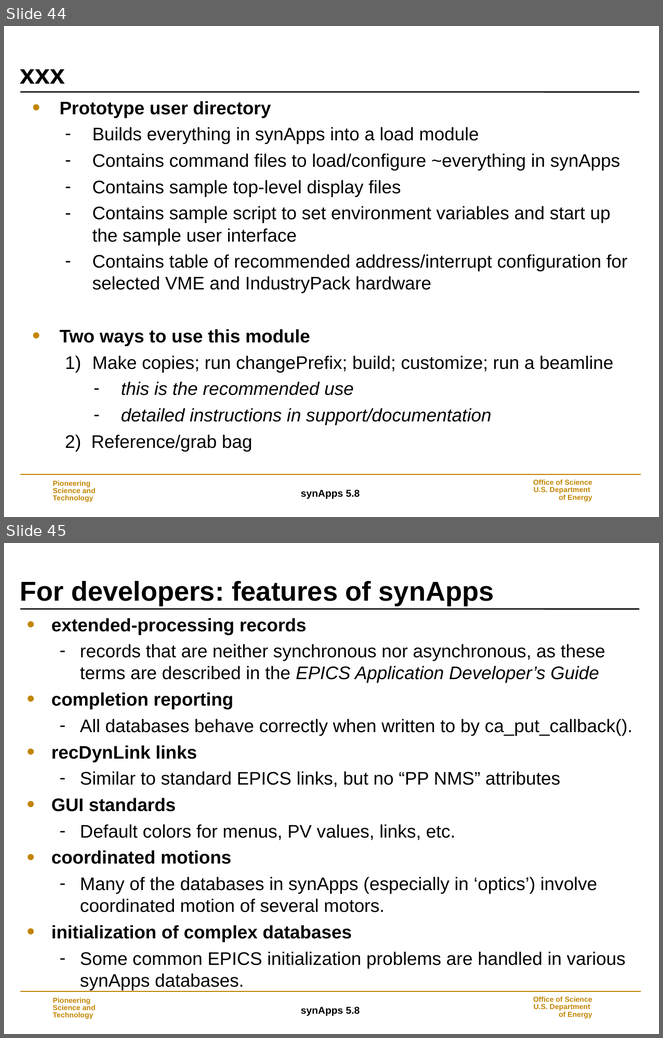
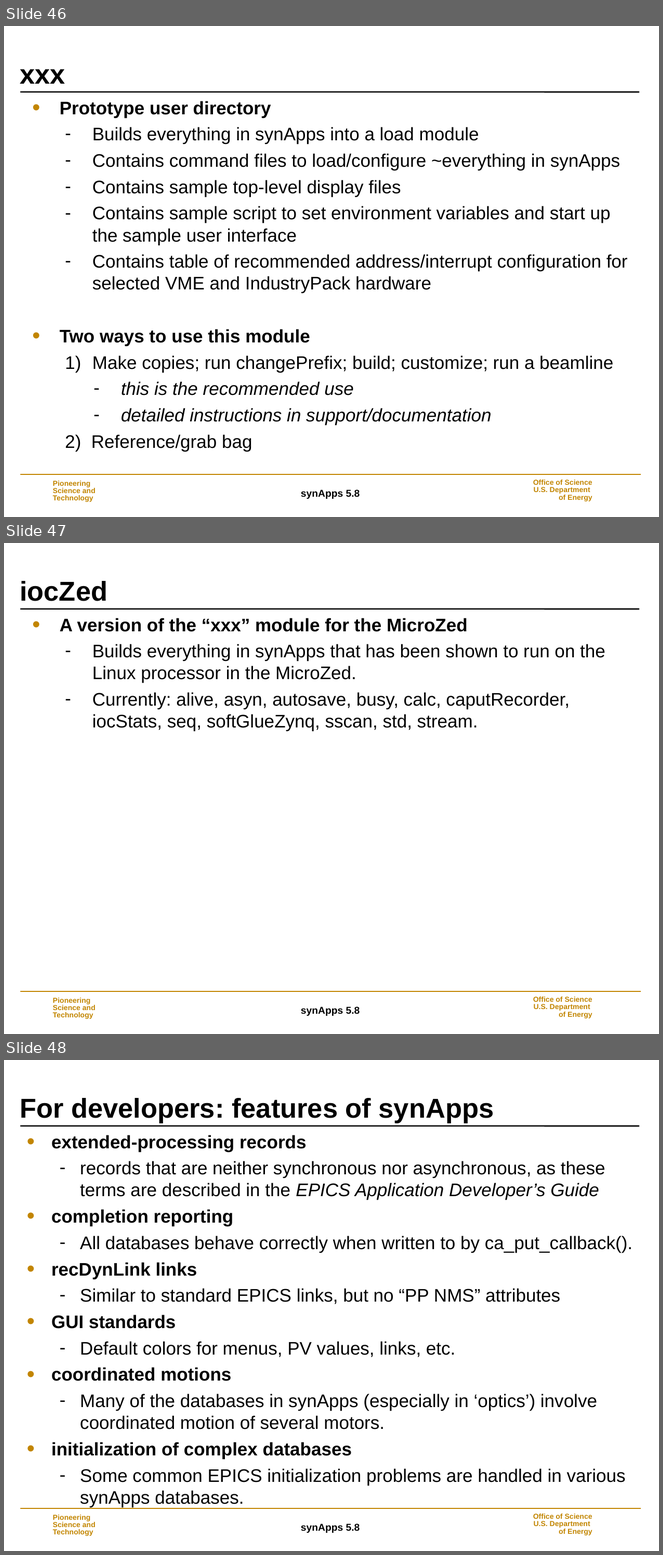
Before and after one commit to EPICS-synApps/documentation, a slide deck: IntroToSynApps.ppt. Shown one above the other, each under a label of ours: slides 44 and 45 before the commit, slides 46, 47 and 48 after it. The pictures are 663x1038 and 663x1555 pixels, drawn with LibreOffice and Linux fonts; fonts in the diff are those of the drawing; background and template pictures are left out. Boxes give left, top, right and bottom in pixels: in the first picture for what was removed or moved away, otherwise in the second. Text is boxed around its words. In the diff, an @@ line names an element or a change of style, - is before the commit and + after.

Commit message:
Updated with softGlueZynq and iocZed

```diff
--- a/IntroToSynApps.ppt
+++ b/IntroToSynApps.ppt
@@ slide 47 added at bbox=[4, 543, 659, 1034], background #FFFFFF; not listed: 5 template elements that a slide beside it also shows @@
@@ title added at bbox=[20, 581, 107, 601], 30 pt, text #000000, bold @@
+iocZed
@@ text added at bbox=[60, 618, 606, 731], 20 pt, text #000000 @@
+• A version of the “xxx” module for the MicroZed
+  – Builds everything in synApps that has been shown to run on the Linux processor in the MicroZed.
+  – Currently: alive, asyn, autosave, busy, calc, caputRecorder, iocStats, seq, softGlueZynq, sscan, std, stream.
@@ what was slide 44 is now slide 46 @@
@@ what was slide 45 is now slide 48 @@
```
Also in this commit, not shown: 2 slides changed, 2 other slides added.
